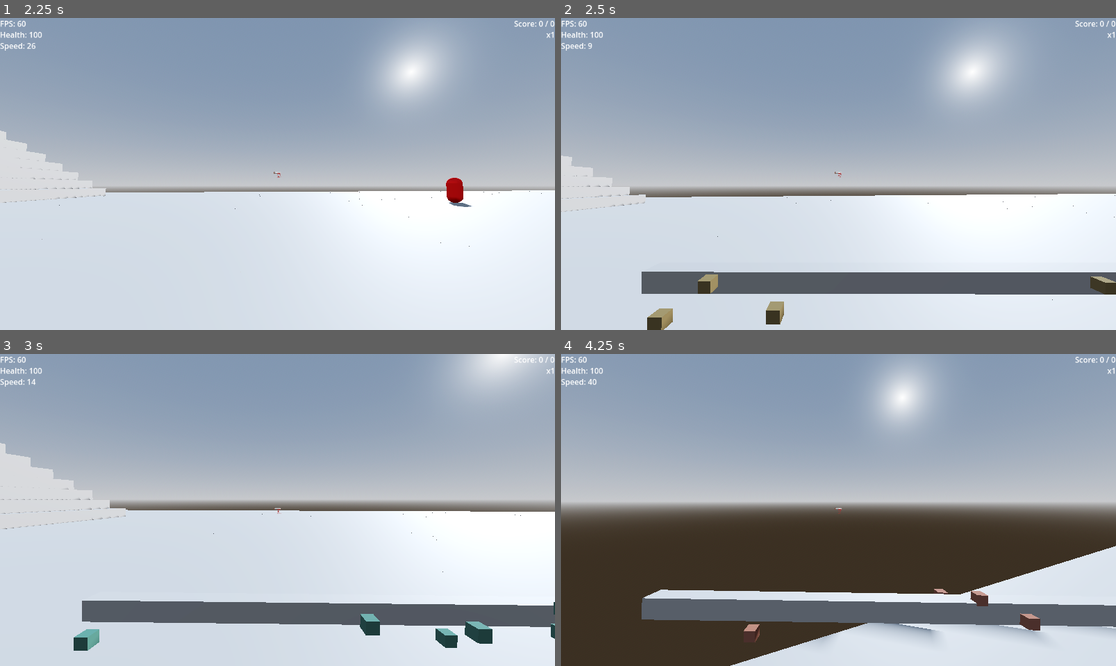
Above: before the commit, frames 1-4 (two rows, left to right).
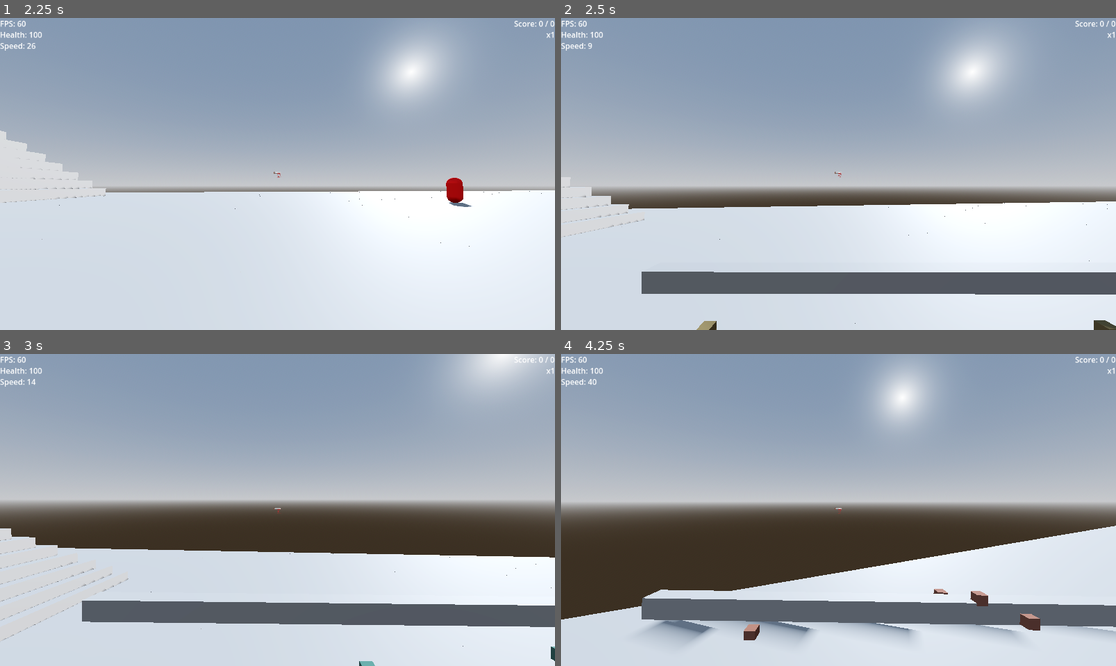
Above: after the commit, the same moments.

Repository: LunarTides/Speedrun-Game
Game: Godot game, scene res://scenes/world.tscn
Same seed, same stepped clock (60 frames per second), same inputs: the game is played once before the commit and once after it.
Inputs (mouse positions are in pixels of both pictures, inside the frame that each line leads up to):
- Up to frame 1 (2.25 s): move the mouse to (305, 174) at 0.52 s; hold W (move_forward) from 0.53 s (still down); tap Ctrl (slam) at 0.6, 1.55 s; tap Space (jump) at 0.77, 1.52 s; move the mouse to (249, 174) at 1.27 s; click (249, 174) at 1.35 s; move the mouse to (288, 167) at 2.02 s; hold Q (equip_katana) from 2.03 s (still down)
- Up to frame 2 (2.5 s): keep holding W (move_forward); keep holding Q (equip_katana); tap Ctrl (slam) at 2.3 s
- Up to frame 3 (3 s): keep holding W (move_forward); move the mouse to (271, 516) at 2.77 s; release Q (equip_katana) at 2.78 s; tap Shift (fly_to_enemy) at 2.85 s
- Up to frame 4 (4.25 s): keep holding W (move_forward); tap Space (jump) at 3.02, 3.77 s; tap Ctrl (slam) at 3.05, 3.8 s; move the mouse to (877, 513) at 3.52 s; hold T (rope_antigrav) from 3.53 s (still down)

Frame 1 is identical in both runs. In frame 2, 4.5% of the frame differs, in the area x 0-100%, y 44-100%; in frame 3, 16%, in the area x 0-100%, y 28-100%; in frame 4, 13%.

Commit message:
Fix slamming bugs

Diff:
--- a/scripts/player.gd
+++ b/scripts/player.gd
@@ -14,6 +14,8 @@
 var is_jumping: bool = false
 var is_moving: bool = false
 var is_slamming: bool = false
+var is_air_slamming: bool = false
+var is_ground_slamming: bool = false
 var is_on_damage_cooldown: bool = false
 var can_be_damaged: bool = true
 var health: float = 100:
@@ -70,6 +72,8 @@
 			speed = max(speed, slam_speed)
 			slam_speed = 0
 			is_slamming = false
+			is_air_slamming = false
+			is_ground_slamming = false
 
 	# Get the input direction and handle the movement/deceleration.
 	# As good practice, you should replace UI actions with custom gameplay actions.
@@ -91,16 +95,21 @@
 
 		if is_on_floor():
 			# Convert horizontal to vertical.
-			velocity.y = abs(velocity.x) + abs(velocity.y)
+			velocity.y = (abs(velocity.x) + abs(velocity.z)) / 2
 			velocity.x = 0
 			velocity.z = 0
 			speed = STARTING_SPEED
+
+			is_ground_slamming = true
 		else:
 			# If the player is already slamming downwards, slam harder.
-			if is_slamming:
+			if is_air_slamming:
 				velocity.y *= 2 * 1 if velocity.y < 0 else -1
 			else:
 				velocity.y = -JUMP_VELOCITY * 10
+
+			is_air_slamming = true
+
 		is_slamming = true
 
 	# If the player collides with a wall, reset their momentum.
